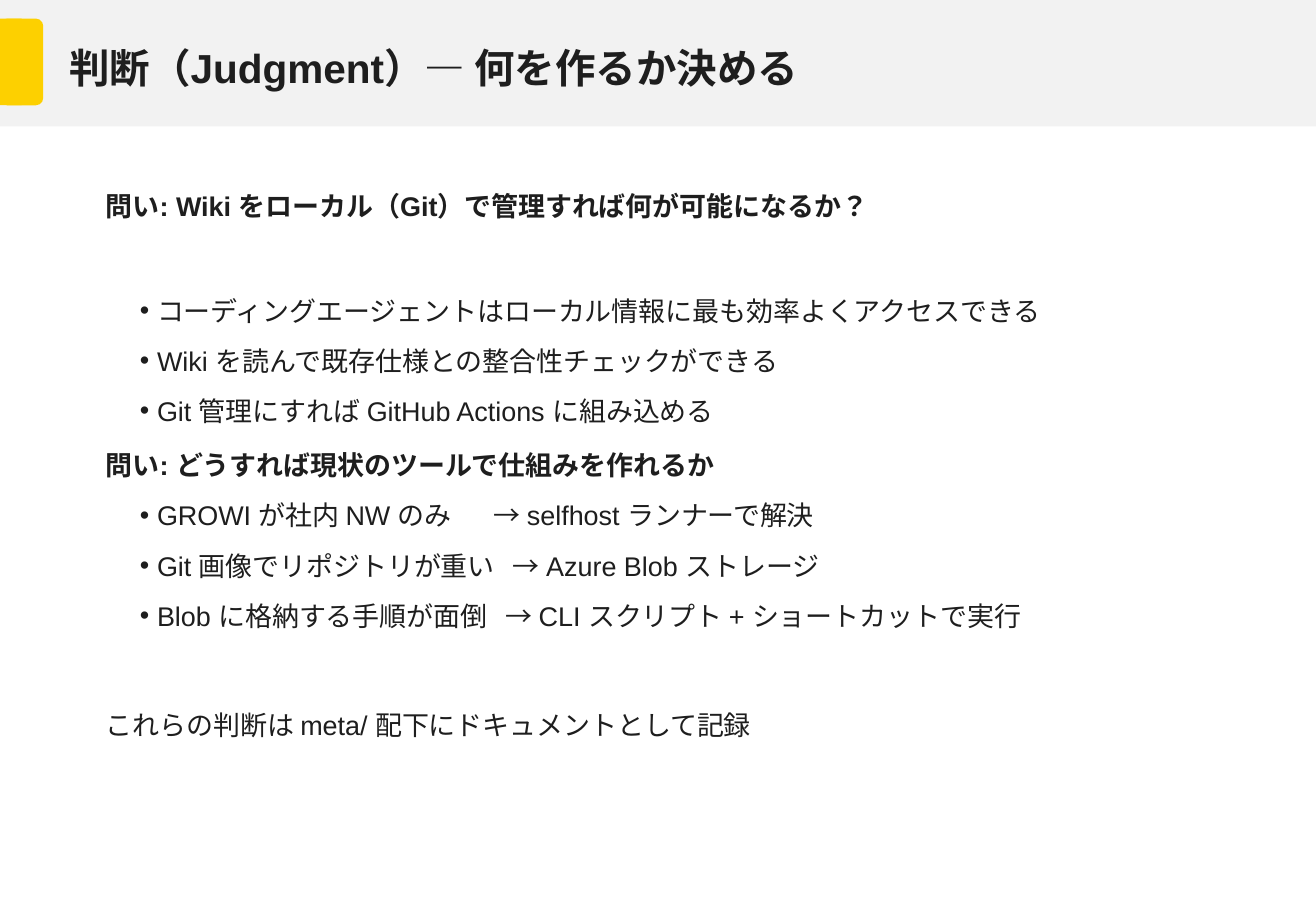
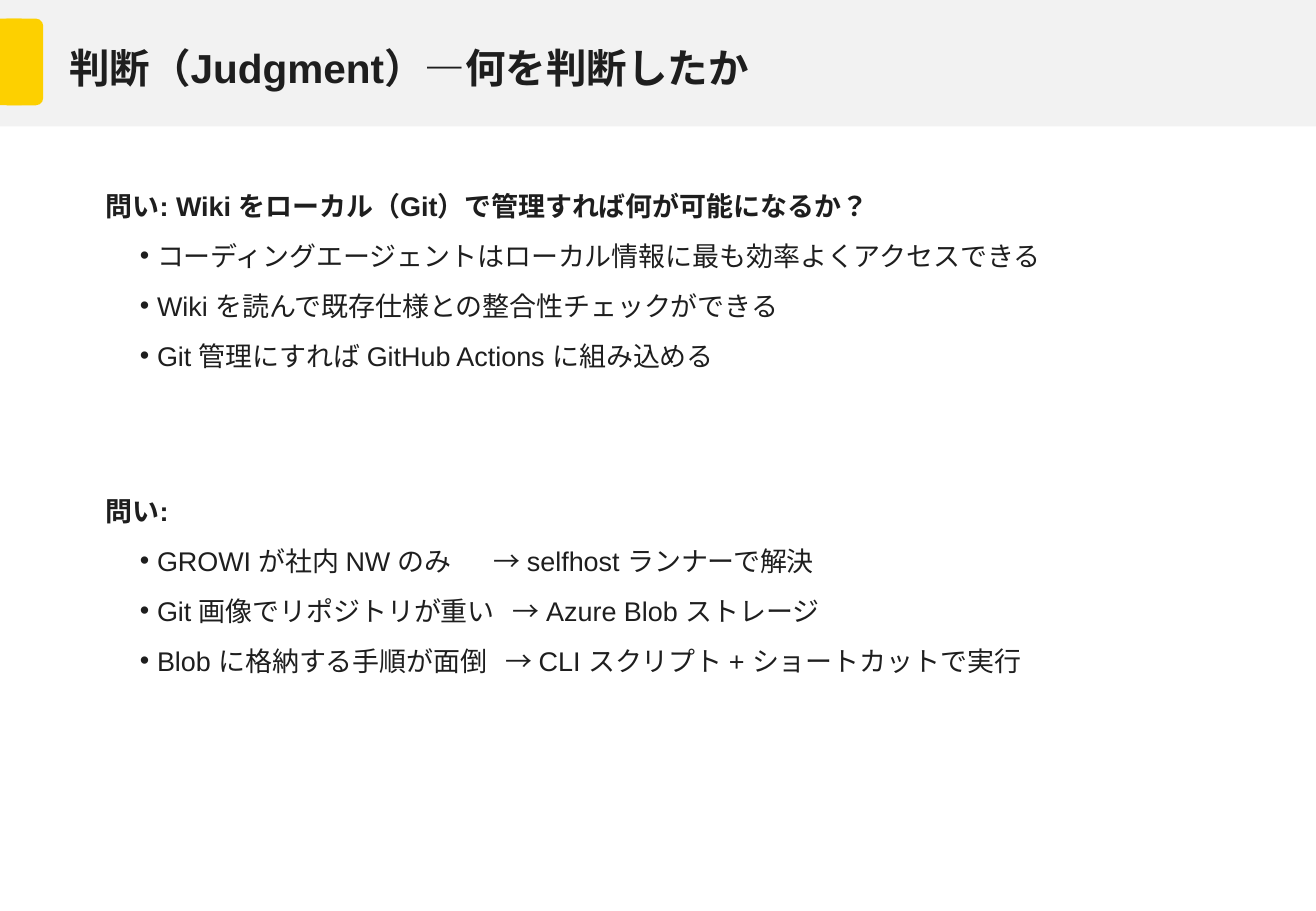
Before and after one commit to Mori-Taiki/Presentation, a slide deck: slide 12 of TechMeeting202604/techmeeting20260406.pptx (slide 8 before the commit). Drawn at 1316x911 pixels with LibreOffice and Linux fonts; fonts in the diff are those of the drawing; background and template pictures are left out. Boxes give left, top, right and bottom in pixels: in the first picture for what was removed or moved away, otherwise in the second. Text is boxed around its words. In the diff, an @@ line names an element or a change of style, - is before the commit and + after.

```diff
--- a/TechMeeting202604/techmeeting20260406.pptx
+++ b/TechMeeting202604/techmeeting20260406.pptx
@@ title at (69, 48, 748, 92): text changed @@
-判断（Judgment）— 何を作るか決める
+判断（Judgment）—何を判断したか
@@ text at (106, 499, 169, 524): text changed @@
-問い: どうすれば現状のツールで仕組みを作れるか
+問い:
@@ text at (106, 712, 751, 738): paragraph removed @@
-これらの判断は meta/ 配下にドキュメントとして記録
```
Also in this commit, not shown: 3 other slides changed, 2 slides added, 3 other files.
